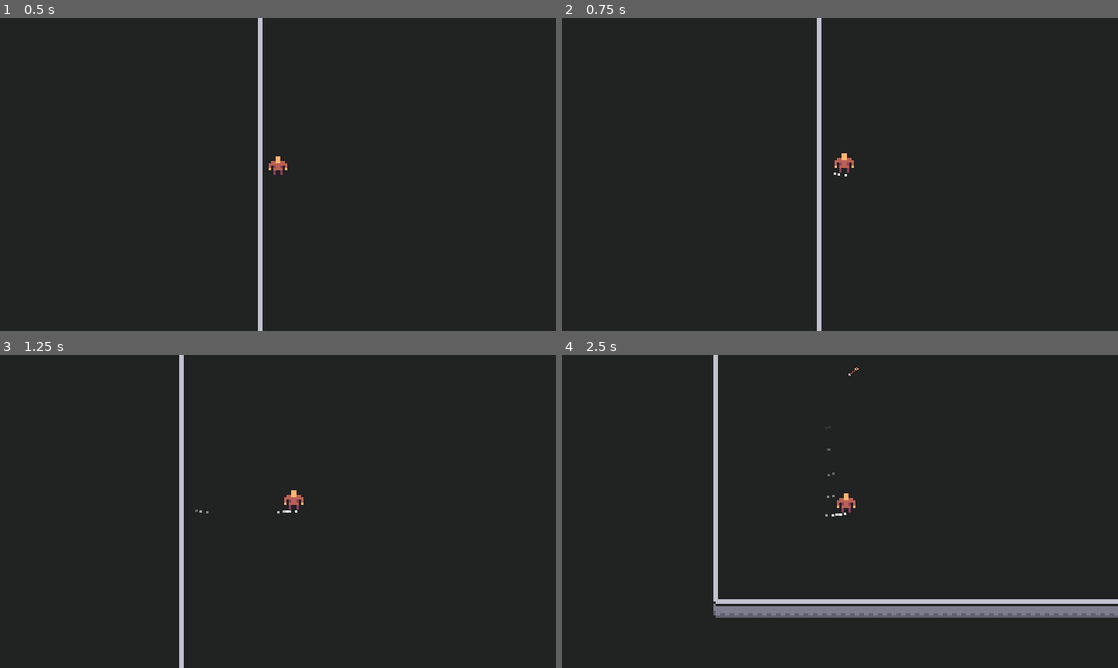
Above: before the commit, frames 1-4 (two rows, left to right).
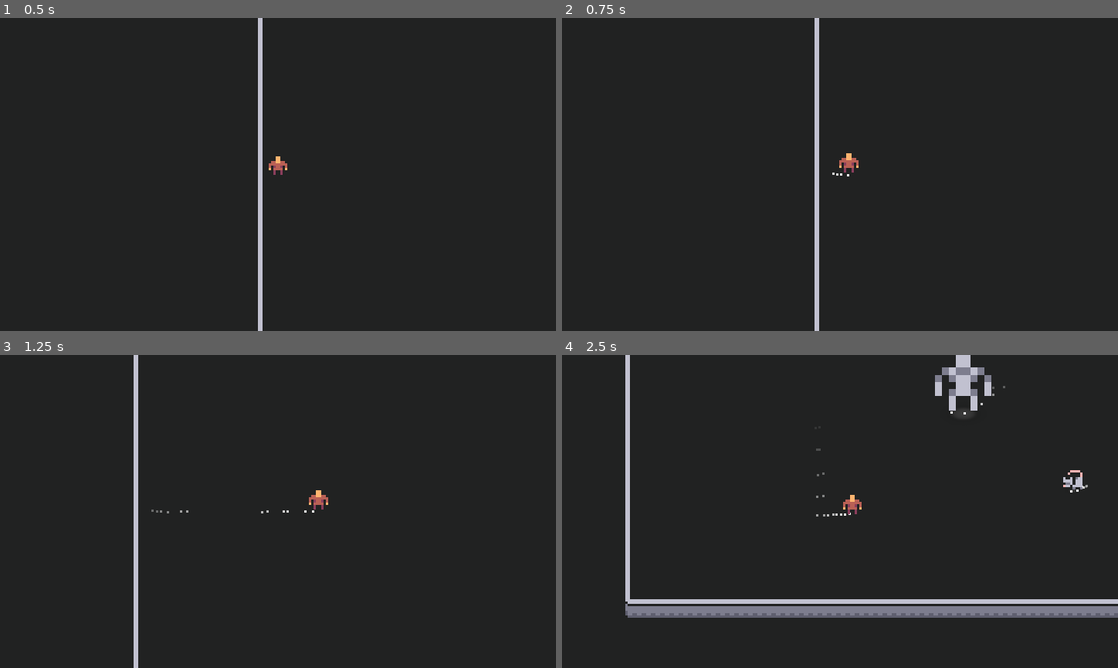
Above: after the commit, the same moments.

Repository: Ariorick/ArcherGame
Game: Godot game, scene res://src/Main.tscn
Same seed, same stepped clock (60 frames per second), same inputs: the game is played once before the commit and once after it.
Inputs (mouse positions are in pixels of both pictures, inside the frame that each line leads up to):
- Up to frame 1 (0.5 s): no input
- Up to frame 2 (0.75 s): tap Enter at 0.5 s; move the mouse to (962, 158) at 0.52 s; press the mouse at (962, 158) at 0.53 s; hold Right (right) from 0.53 s (still down)
- Up to frame 3 (1.25 s): keep holding Right (right); tap Space (dash) at 0.8 s
- Up to frame 4 (2.5 s): move the mouse to (728, 527) at 1.27 s; release Right (right) at 1.28 s; release the mouse at (728, 527) at 1.28 s; hold Down (down) 1.28-2.03 s; tap Space (dash) at 1.35 s; right-click (728, 527) at 1.55 s; move the mouse to (895, 442) at 2.02 s; press the mouse at (895, 442) at 2.03 s; hold Right (right) from 2.03 s (still down); right-click (895, 442) at 2.1 s

Frame 1 is identical in both runs. In frame 2, 1.0% of the frame differs, in the area x 45-54%, y 0-100%; in frame 3, 2.0%; in frame 4, 3.9%, in the area x 11-100%, y 0-84%.

Commit message:
refactored player, added pulling action

Diff:
--- a/project.godot
+++ b/project.godot
@@ -42,7 +42,32 @@
 "base": "KinematicBody2D",
 "class": "Player",
 "language": "GDScript",
-"path": "res://src/Player.gd"
+"path": "res://src/Player/Player.gd"
+}, {
+"base": "Reference",
+"class": "PlayerAction",
+"language": "GDScript",
+"path": "res://src/Player/Actions/PlayerAction.gd"
+}, {
+"base": "PlayerAction",
+"class": "PlayerAttackAction",
+"language": "GDScript",
+"path": "res://src/Player/Actions/PlayerAttackAction.gd"
+}, {
+"base": "PlayerAction",
+"class": "PlayerDashAction",
+"language": "GDScript",
+"path": "res://src/Player/Actions/PlayerDashAction.gd"
+}, {
+"base": "Reference",
+"class": "PlayerInput",
+"language": "GDScript",
+"path": "res://src/Player/PlayerInput.gd"
+}, {
+"base": "PlayerAction",
+"class": "PlayerPullAction",
+"language": "GDScript",
+"path": "res://src/Player/Actions/PlayerPullAction.gd"
 }, {
 "base": "Enemy",
 "class": "Rat",
@@ -62,6 +87,11 @@
 "FollowTargetAction": "",
 "JumpAttackAction": "",
 "Player": "",
+"PlayerAction": "",
+"PlayerAttackAction": "",
+"PlayerDashAction": "",
+"PlayerInput": "",
+"PlayerPullAction": "",
 "Rat": "",
 "SpreadAndFollowAction": ""
 }
@@ -160,7 +190,7 @@
 "events": [ Object(InputEventMouseButton,"resource_local_to_scene":false,"resource_name":"","device":0,"alt":false,"shi …(212 unchanged characters)…
  ]
 }
-return_arrow={
+pull={
 "deadzone": 0.5,
 "events": [ Object(InputEventMouseButton,"resource_local_to_scene":false,"resource_name":"","device":0,"alt":false,"shi …(212 unchanged characters)…
  ]
@@ -174,6 +204,7 @@
 2d_render/layer_4="projectile"
 2d_render/layer_5="enemy_hitbox"
 2d_render/layer_6="enemy_damage_area"
+2d_render/layer_7="player_pick_area"
 
 [rendering]
 
--- a/src/Enemy/Enemy.gd
+++ b/src/Enemy/Enemy.gd
@@ -1,5 +1,7 @@
 extends KinematicBody2D
 class_name Enemy
+
+var body_velocity := Vector2()
 
 var target: Node2D
 var other_enemies: Array = []
@@ -46,12 +48,6 @@
 		in_range = false
 		conditions_changed = true
 
-func get_args() -> Dictionary:
-	var args = {
-		Action.Args.body: self
-	}
-	return args
-
 func _on_DamageDetector_body_entered(body):
 	if body is Arrow:
 		var arrow_velocity = body.linear_velocity.length()
@@ -63,4 +59,13 @@
 			if hitpoints <= 0:
 				set_modulate(Color(1,1,1,0.5))
 				set_physics_process(false)
-			body.get_stuck($Sprite)
+			body.get_stuck(self, body_velocity)
+
+func move_and_slide(linear_velocity: Vector2, up_direction: Vector2 = Vector2( 0, 0 ), stop_on_slope: bool = false, max_slides: int = 4, floor_max_angle: float = 0.785398, infinite_inertia: bool = true):
+	body_velocity = .move_and_slide(linear_velocity, up_direction, stop_on_slope, max_slides, floor_max_angle, infinite_inertia)
+
+func get_args() -> Dictionary:
+	var args = {
+		Action.Args.body: self
+	}
+	return args
--- a/src/Enemy/Skeleton/Skeleton.tscn
+++ b/src/Enemy/Skeleton/Skeleton.tscn
@@ -72,7 +72,7 @@
 extents = Vector2( 3, 2 )
 
 [sub_resource type="ConvexPolygonShape2D" id=13]
-points = PoolVector2Array( -1, -4, 1, -4, 4, -1, 4, 2, 2, 4, -2, 4, -4, 2, -4, -1 )
+points = PoolVector2Array( -1, -4, 1, -4, 1, -2, 3, -2, 3, -1, 4, -1, 4, 2, 2, 2, 2, 4, 1, 4, -2, 4, -2, 2, -4, 2, -4, -1, -3, -1, -3, -2, -1, -2 )
 
 [sub_resource type="CircleShape2D" id=14]
 radius = 40.0
@@ -141,7 +141,6 @@
 shape = SubResource( 12 )
 
 [node name="HitboxBody" type="StaticBody2D" parent="."]
-visible = false
 position = Vector2( 0, -4 )
 collision_layer = 16
 collision_mask = 4
@@ -172,6 +171,7 @@
 shape = SubResource( 15 )
 
 [node name="LandingAOE" type="Area2D" parent="."]
+visible = false
 collision_layer = 32
 
 [node name="CollisionShape2D" type="CollisionShape2D" parent="LandingAOE"]
--- a/src/Main.tscn
+++ b/src/Main.tscn
@@ -1,6 +1,6 @@
 [gd_scene load_steps=5 format=2]
 
-[ext_resource path="res://src/Player.tscn" type="PackedScene" id=1]
+[ext_resource path="res://src/Player/Player.tscn" type="PackedScene" id=1]
 [ext_resource path="res://assets/TileSet.tres" type="TileSet" id=2]
 [ext_resource path="res://src/Enemy/Skeleton/Skeleton.tscn" type="PackedScene" id=3]
 [ext_resource path="res://src/Enemy/Rat/Rat.tscn" type="PackedScene" id=4]
--- a/src/Player.gd
+++ /dev/null
@@ -1,117 +0,0 @@
-extends KinematicBody2D
-class_name Player
-
-const Arrow = preload("res://src/Weapons/Arrow.tscn")
-
-const PLAYER_CENTER = Vector2(0, -3.9)
-const DASH_TIME = 100
-const DASH_TIMEOUT = 600
-const SPEED = 80  # speed in pixels/sec
-const DASH_SPEED = 300
-const ARROW_MAX_VELOCITY = 400
-const HOLD_MAX_TIME = 1000.0
-const AIMING_MOVEMENT_SPEED_MODIFIER = 0.2
-
-var last_dash_time = -10000
-var dash_direction: Vector2
-
-var last_aim_direction := Vector2()
-var is_aiming := false
-var aim_start_time := -10000
-var movement_speed_decreasing := 0.0
-var current_velocity := Vector2()
-
-var action: int
-enum {
-	NONE,
-	DASH,
-	AIM,
-	PULL
-}
-
-func _on_DamageDetector_body_entered(body: PhysicsBody2D):
-	if body.is_in_group("enemies"):
-		take_damage()
-
-func take_damage():
-	$ColorAnimationPlayer.play("EnemyTakeDamage")
-
-func _physics_process(delta):
-	attack()
-	move()
-
-func move():
-	current_velocity = Vector2()
-	$StepParticles/Left.emitting = false
-	$StepParticles/Right.emitting = false
-	$DashParticles.emitting = false
-
-	if OS.get_ticks_msec() - last_dash_time < DASH_TIME:
-		dash(dash_direction)
-
-	var direction = get_direction()
-	if direction.length() == 0:
-		return
-
-	var dash_available = OS.get_ticks_msec() - last_dash_time > DASH_TIMEOUT
-	if Input.is_action_just_pressed("dash") and dash_available:
-		dash_direction = direction
-		last_dash_time = OS.get_ticks_msec()
-		dash(dash_direction)
-	else:
-		walk(direction)
-
-func cancel_aim():
-	pass
-
-func attack():
-	var screen_size := Vector2(ProjectSettings.get_setting("display/window/size/width"), ProjectSettings.get_setting("display/window/size/height"))
-	var direction := (get_viewport().get_mouse_position() - screen_size / 2).normalized()
-
-	if is_aiming and Input.is_action_just_released("attack"):
-		is_aiming = false
-		var strength = min((OS.get_ticks_msec() - aim_start_time) / HOLD_MAX_TIME, 1)
-		var linear_velocity = strength * ARROW_MAX_VELOCITY
-		shoot_arrow(direction, linear_velocity, Vector2())
-#		shoot_arrow(direction, linear_velocity, current_velocity)
-		is_aiming = false
-		movement_speed_decreasing = 0.0
-		return
-
-	if Input.is_action_just_pressed("attack"):
-		is_aiming = true
-		aim_start_time = OS.get_ticks_msec()
-
-	if Input.is_action_pressed("attack"):
-		movement_speed_decreasing = min((OS.get_ticks_msec() - aim_start_time) / HOLD_MAX_TIME, 1)
-
-
-
-func shoot_arrow(direction: Vector2, linear_velocity: float, player_velocity: Vector2):
-	var arrow = Arrow.instance()
-	var impulse = direction * linear_velocity + player_velocity
-	arrow.initial_angle = impulse.angle()
-	arrow.initial_position = global_position + PLAYER_CENTER
-	arrow.apply_impulse(Vector2(0, 0), impulse)
-	get_parent().add_child(arrow)
-
-func dash(direction: Vector2):
-	var velocity = direction * DASH_SPEED
-	$DashParticles.emitting = true
-	current_velocity = move_and_slide(velocity)
-
-func walk(direction: Vector2):
-	var velocity = direction * SPEED
-	if is_aiming:
-		velocity *= AIMING_MOVEMENT_SPEED_MODIFIER
-	$AnimationPlayer.play("Walk")
-	$StepParticles/Left.emitting = true
-	$StepParticles/Right.emitting = true
-	current_velocity = move_and_slide(velocity)
-
-
-func get_direction() -> Vector2:
-	return Vector2(
-		Input.get_action_strength('right') - Input.get_action_strength('left'),
-		Input.get_action_strength('down') - Input.get_action_strength('up')
-	).normalized()
--- /dev/null
+++ b/src/Player/Actions/PlayerAction.gd
@@ -0,0 +1,33 @@
+class_name PlayerAction
+
+var body: KinematicBody2D
+
+enum Args {
+	body
+}
+
+func _init(args: Dictionary):
+	body = args[Args.body]
+
+# override this
+func want_to_start() -> bool:
+	return false
+
+# override this
+func perform():
+	pass
+
+# override this
+func is_finished() -> bool:
+	return true
+
+# override this
+func is_interruptable() -> bool:
+	return true
+
+# override this
+func cancel():
+	pass
+
+func get_node(path: NodePath) -> Node:
+	return body.get_node(path)
--- /dev/null
+++ b/src/Player/Actions/PlayerAttackAction.gd
@@ -0,0 +1,57 @@
+extends PlayerAction
+class_name PlayerAttackAction
+
+const Arrow = preload("res://src/Weapons/Arrow.tscn")
+
+const ARROW_MAX_VELOCITY = 400
+const MIN_HOLD_TIME = 100.0
+const HOLD_MAX_TIME = 600.0
+
+var aim_start_time := -10000
+var last_aim_direction := Vector2()
+var finished = false
+
+var can_shoot: FuncRef # () -> bool
+var on_arrow_fired: FuncRef # (Arrow)
+
+func _init(args: Dictionary, can_shoot: FuncRef, on_arrow_fired: FuncRef).(args):
+	self.can_shoot = can_shoot
+	self.on_arrow_fired = on_arrow_fired
+
+func want_to_start() -> bool:
+	return Input.is_action_just_pressed("attack") and can_shoot.call_func()
+
+func perform():
+	if Input.is_action_just_pressed("attack"):
+		aim_start_time = OS.get_ticks_msec()
+
+	var direction = PlayerInput.get_mouse_direction(body)
+
+	if Input.is_action_just_released("attack"):
+		var aim_time = OS.get_ticks_msec() - aim_start_time
+		if aim_time < MIN_HOLD_TIME:
+			return
+		var strength = min(aim_time / HOLD_MAX_TIME, 1)
+		var linear_velocity = strength * ARROW_MAX_VELOCITY
+		shoot_arrow(direction, linear_velocity, Vector2())
+		finished = true
+
+func shoot_arrow(direction: Vector2, linear_velocity: float, player_velocity: Vector2):
+	var arrow = Arrow.instance()
+	var impulse = direction * linear_velocity + player_velocity
+	arrow.initial_angle = impulse.angle()
+	arrow.initial_position = body.global_position + body.PLAYER_CENTER
+	arrow.apply_impulse(Vector2(0, 0), impulse)
+	body.get_parent().add_child(arrow)
+	on_arrow_fired.call_func(arrow)
+
+func cancel():
+	aim_start_time = -10000
+	last_aim_direction = Vector2()
+	finished = false
+
+func is_finished() -> bool:
+	return finished
+
+func is_interruptable() -> bool:
+	return true
--- /dev/null
+++ b/src/Player/Actions/PlayerDashAction.gd
@@ -0,0 +1,44 @@
+extends PlayerAction
+class_name PlayerDashAction
+
+const DASH_TIMEOUT = 600
+const DASH_TIME = 130
+const DASH_SPEED = 300
+
+var last_dash_time = -10000
+var dash_direction := Vector2()
+var finished = false
+
+func _init(args: Dictionary).(args):
+	pass
+
+func want_to_start() -> bool:
+	var dash_available = (
+		OS.get_ticks_msec() - last_dash_time > DASH_TIMEOUT
+		and PlayerInput.get_direction().length() != 0
+	)
+	return Input.is_action_just_pressed("dash") and dash_available
+
+func perform():
+	if Input.is_action_just_pressed("dash"):
+		dash_direction = PlayerInput.get_direction()
+		last_dash_time = OS.get_ticks_msec()
+
+	if OS.get_ticks_msec() - last_dash_time > DASH_TIME:
+		$DashParticles.emitting = false
+		finished = true
+		return
+
+	var velocity = dash_direction * DASH_SPEED
+	$DashParticles.emitting = true
+	body.move_and_slide(velocity)
+
+func cancel():
+	dash_direction = Vector2()
+	finished = false
+
+func is_finished() -> bool:
+	return finished
+
+func is_interruptable() -> bool:
+	return false
--- /dev/null
+++ b/src/Player/Actions/PlayerPullAction.gd
@@ -0,0 +1,29 @@
+extends PlayerAction
+class_name PlayerPullAction
+
+var get_arrows: FuncRef # () -> Array of Arrow
+var finished := false
+
+func _init(args: Dictionary, get_arrows: FuncRef).(args):
+	self.get_arrows = get_arrows
+
+func want_to_start() -> bool:
+	return Input.is_action_just_pressed("pull") and not get_arrows.call_func().empty()
+
+func perform():
+	if Input.is_action_just_pressed("pull"):
+		for arrow in get_arrows.call_func():
+			arrow.set_pulled(true)
+	if Input.is_action_just_released("pull"):
+		finished = true
+
+func cancel():
+	for arrow in get_arrows.call_func():
+		arrow.set_pulled(false)
+	finished = false
+
+func is_finished() -> bool:
+	return get_arrows.call_func().empty() || finished
+
+func is_interruptable() -> bool:
+	return true
--- /dev/null
+++ b/src/Player/Player.gd
@@ -0,0 +1,93 @@
+extends KinematicBody2D
+class_name Player
+
+const PLAYER_CENTER = Vector2(0, -1.9)
+const SPEED = 80  # speed in pixels/sec
+const AIMING_MOVEMENT_SPEED_MODIFIER = 0.4
+
+var current_velocity := Vector2()
+
+var arrows: Array # of Arrow
+var possible_actions: Array # of PlayerAction
+var current_action: PlayerAction # of PlayerAction
+
+var is_invinsible = false
+
+func _on_DamageDetector_body_entered(body: PhysicsBody2D):
+	if is_invinsible:
+		return
+	if body.is_in_group("enemies"):
+		take_damage()
+
+func take_damage():
+	$ColorAnimationPlayer.play("EnemyTakeDamage")
+
+func _ready():
+	possible_actions = [
+		PlayerDashAction.new(get_args()),
+		PlayerAttackAction.new(get_args(), funcref(self, "can_shoot"), funcref(self, "on_arrow_fired")),
+		PlayerPullAction.new(get_args(), funcref(self, "get_arrows"))
+	]
+
+func _physics_process(delta):
+	if current_action != null and current_action.is_finished():
+		current_action.cancel()
+		current_action = null
+
+	if current_action == null or current_action.is_interruptable():
+		for action in possible_actions:
+			if action != current_action and action.want_to_start():
+				if current_action != null:
+					current_action.cancel()
+				current_action = action
+
+	if current_action != null:
+		current_action.perform()
+
+	is_invinsible = current_action is PlayerDashAction
+
+	if not current_action is PlayerDashAction:
+		var speed_modifier = 1.0
+		if current_action is PlayerAttackAction or current_action is PlayerPullAction:
+			speed_modifier = AIMING_MOVEMENT_SPEED_MODIFIER
+		walk(speed_modifier)
+
+func can_shoot() -> bool:
+	return true
+
+func on_arrow_fired(arrow: Arrow):
+	arrows.append(arrow)
+	arrow.set_pull_target(self)
+
+func get_arrows() -> Array:
+	return arrows
+
+
+func walk(speed_modifier: float):
+	current_velocity = Vector2()
+	$StepParticles/Left.emitting = false
+	$StepParticles/Right.emitting = false
+
+	var direction = PlayerInput.get_direction()
+	if direction.length() == 0:
+		return
+
+	var velocity = direction * SPEED * speed_modifier
+	$AnimationPlayer.play("Walk")
+	$StepParticles/Left.emitting = true
+	$StepParticles/Right.emitting = true
+	current_velocity = move_and_slide(velocity)
+
+
+
+func get_args() -> Dictionary:
+	var args = {
+		Action.Args.body: self
+	}
+	return args
+
+
+func _on_PickArea_body_entered(arrow: Arrow):
+	if OS.get_ticks_msec() - arrow.creation_time > 800:
+		arrows.erase(arrow)
+		arrow.queue_free()
--- a/src/Player.tscn
+++ b/src/Player/Player.tscn
@@ -1,12 +1,12 @@
-[gd_scene load_steps=13 format=2]
+[gd_scene load_steps=14 format=2]
 
 [ext_resource path="res://assets/Tiles/tile_0004.png" type="Texture" id=1]
-[ext_resource path="res://src/Player.gd" type="Script" id=2]
-[ext_resource path="res://assets/Animations/EnemyTakeDamage.tres" type="Animation" id=3]
+[ext_resource path="res://assets/Animations/EnemyTakeDamage.tres" type="Animation" id=2]
+[ext_resource path="res://src/Player/Player.gd" type="Script" id=3]
 
 [sub_resource type="Gradient" id=1]
 offsets = PoolRealArray( 0.105932, 1 )
-colors = PoolColorArray( 1, 1, 1, 0.054902, 0, 0, 0, 0 )
+colors = PoolColorArray( 1, 1, 1, 0.054902, 0, 0, 0, 0.0392157 )
 
 [sub_resource type="GradientTexture" id=2]
 gradient = SubResource( 1 )
@@ -66,9 +66,11 @@
 "values": [ Vector2( 1, 1 ), Vector2( 1.02, 1.05 ) ]
 }
 
+[sub_resource type="CircleShape2D" id=10]
+
 [node name="Player" type="KinematicBody2D"]
 collision_mask = 5
-script = ExtResource( 2 )
+script = ExtResource( 3 )
 
 [node name="DashParticles" type="Particles2D" parent="."]
 position = Vector2( 0, -4 )
@@ -116,9 +118,14 @@
 smoothing_enabled = true
 
 [node name="ColorAnimationPlayer" type="AnimationPlayer" parent="."]
-anims/EnemyTakeDamage = ExtResource( 3 )
+anims/EnemyTakeDamage = ExtResource( 2 )
 
-[node name="Area2D" type="Area2D" parent="."]
+[node name="PickArea" type="Area2D" parent="."]
+collision_layer = 64
+collision_mask = 8
 
-[node name="CollisionShape2D" type="CollisionShape2D" parent="Area2D"]
+[node name="CollisionShape2D" type="CollisionShape2D" parent="PickArea"]
+position = Vector2( 0, -2 )
+shape = SubResource( 10 )
 [connection signal="body_entered" from="DamageDetector" to="." method="_on_DamageDetector_body_entered"]
+[connection signal="body_entered" from="PickArea" to="." method="_on_PickArea_body_entered"]
--- /dev/null
+++ b/src/Player/PlayerInput.gd
@@ -0,0 +1,14 @@
+class_name PlayerInput
+
+static func get_direction() -> Vector2:
+	return Vector2(
+		Input.get_action_strength('right') - Input.get_action_strength('left'),
+		Input.get_action_strength('down') - Input.get_action_strength('up')
+	).normalized()
+
+static func get_mouse_direction(node: Node) -> Vector2:
+	var screen_size := Vector2(
+		ProjectSettings.get_setting("display/window/size/width"),
+		ProjectSettings.get_setting("display/window/size/height")
+	)
+	return (node.get_viewport().get_mouse_position() - screen_size / 2).normalized()
--- a/src/Weapons/Arrow.gd
+++ b/src/Weapons/Arrow.gd
@@ -1,44 +1,76 @@
 extends RigidBody2D
 class_name Arrow
+
+const PULL_STRENGTH = 800
 
 var initial_position: Vector2
 var initial_angle: float = 0
 var started : = false
 var need_to_reset_position : = false
 var saved_global_transform : Transform2D
+var last_force := Vector2()
 
 var is_stuck = false
+var is_pulled = false
+var pull_target: Node2D
 
-func get_stuck(new_parent: Node2D):
-	if is_stuck:
-		return
-	is_stuck = true
-	set_bounce(0.0)
-	linear_velocity = Vector2()
-	need_to_reset_position = true
-	saved_global_transform = get_global_transform()
-
-
-	$CollisionShape2D.queue_free()
-	get_parent().remove_child(self)
-	new_parent.add_child(self)
-
-	set_global_transform(saved_global_transform)
+var creation_time : int
 
 func _ready():
 	visible = false
 	set_bounce(0.7)
-	pass # Replace with function body.
+	creation_time = OS.get_ticks_msec()
 
-func _integrate_forces(state):
+func set_pull_target(pull_target: Node2D):
+	self.pull_target = pull_target
+
+func set_pulled(pulled: bool):
+	if not is_stuck:
+		is_pulled = pulled
+		if not pulled:
+			add_force(Vector2(), -1* last_force)
+			last_force = Vector2()
+
+func get_stuck(new_parent: Node2D, velocity: Vector2):
+	if is_stuck:
+		return
+	is_stuck = true
+
+	linear_velocity = Vector2()
+	angular_velocity = 0.0
+	set_bounce(0.0)
+	saved_global_transform = get_global_transform()
+	$CollisionShape2D.queue_free()
+	get_parent().remove_child(self)
+
+	new_parent.add_child(self)
+	set_global_transform(saved_global_transform)
+	set_mode(MODE_STATIC)
+	set_sleeping(true)
+
+func _physics_process(delta):
+	if is_pulled:
+		var to_target = global_position - (pull_target.global_position + Vector2(0, 1.9))
+		var direction = -1 * to_target.normalized()
+		var pull_strength = clamp(PULL_STRENGTH / to_target.length() * 15, 300, 2000)
+		var force = direction * pull_strength
+		print (force.length())
+		add_force(Vector2(), last_force * -1)
+		add_force(Vector2(), force)
+		last_force = force
+
+
+		var tail_position = global_position - $Tail.global_position
+		var desired_direction = to_target.normalized()
+		var strength = (tail_position.normalized() + desired_direction).length()
+		tail_position.normalized() - desired_direction
+		var angle_to_target = desired_direction.normalized().angle_to(tail_position)
+		apply_torque_impulse(angle_to_target * strength * pull_strength / 50)
+
+func _integrate_forces(state: Physics2DDirectBodyState):
 	if started:
 		visible = true
 
 	if not started:
 		started = true
 		state.transform = Transform2D(initial_angle + PI/4, initial_position)
-
-	if need_to_reset_position:
-		state.transform = Transform2D(initial_angle + PI/4, Vector2())
-#		mode = MODE_STATIC
-		need_to_reset_position = false
--- a/src/Weapons/Arrow.tscn
+++ b/src/Weapons/Arrow.tscn
@@ -3,12 +3,12 @@
 [ext_resource path="res://assets/Tiles/tile_0065.png" type="Texture" id=1]
 [ext_resource path="res://src/Weapons/Arrow.gd" type="Script" id=2]
 
-[sub_resource type="RectangleShape2D" id=1]
-extents = Vector2( 1, 1 )
+[sub_resource type="ConvexPolygonShape2D" id=1]
+points = PoolVector2Array( 2, -4, 4, -4, 4, -2, 0, 0 )
 
 [node name="Arrow" type="RigidBody2D"]
 collision_layer = 8
-collision_mask = 20
+collision_mask = 28
 gravity_scale = 0.0
 continuous_cd = 2
 linear_damp = 2.0
@@ -16,12 +16,14 @@
 script = ExtResource( 2 )
 
 [node name="Sprite" type="Sprite" parent="."]
+position = Vector2( -1.5, 1.5 )
 scale = Vector2( 0.5, 0.5 )
 texture = ExtResource( 1 )
 
 [node name="CollisionShape2D" type="CollisionShape2D" parent="."]
-position = Vector2( 1.5, -1.5 )
+position = Vector2( -1.5, 1.5 )
 scale = Vector2( 0.5, 0.5 )
 shape = SubResource( 1 )
 
-[node name="Area2D" type="Area2D" parent="."]
+[node name="Tail" type="Node2D" parent="."]
+position = Vector2( -2.9391, 2.9573 )
